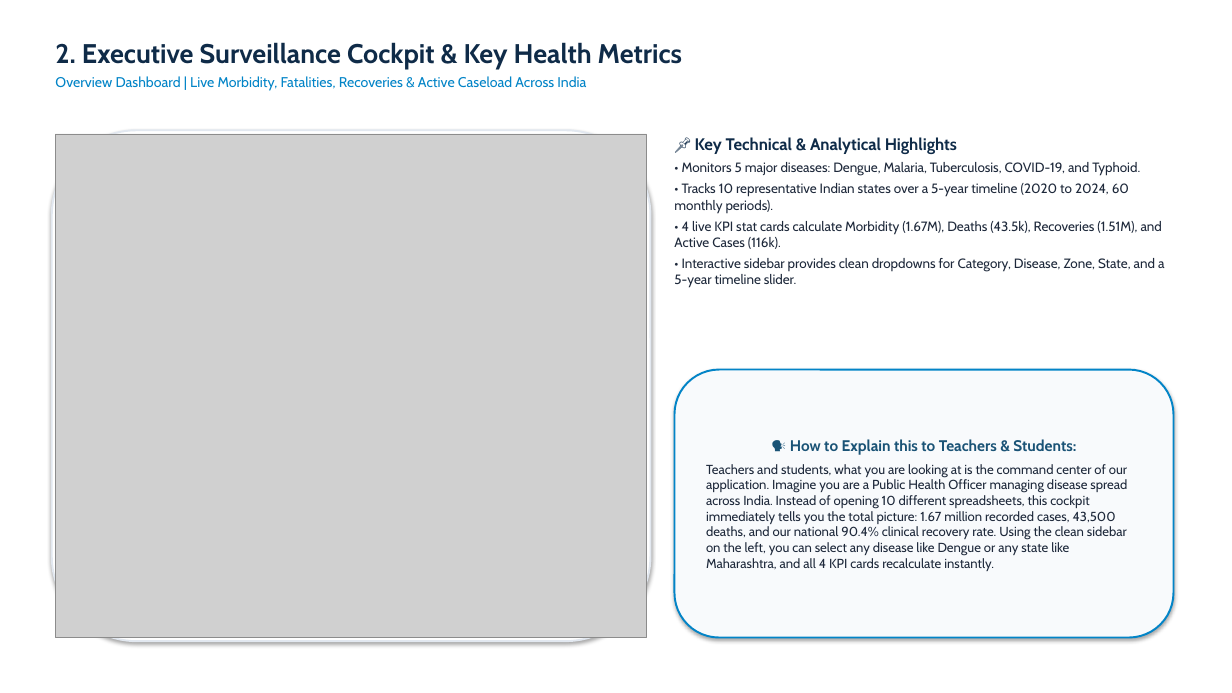
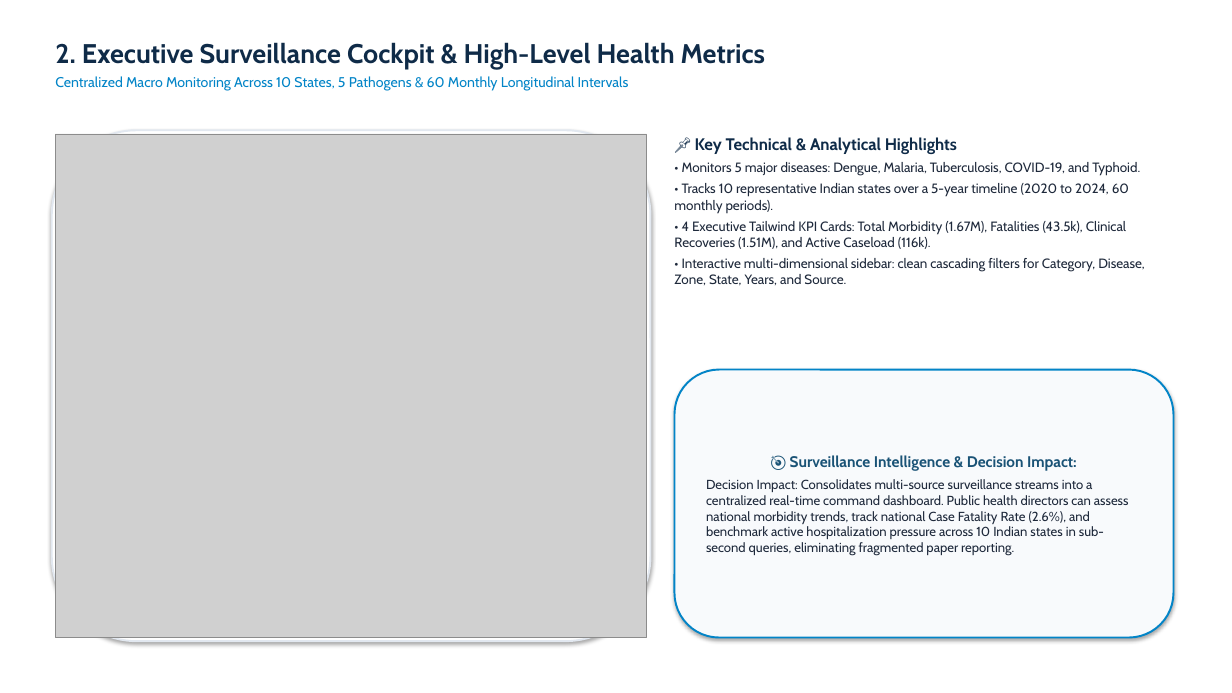
Before and after one commit to Argjain/2500320140031-disease-trend-analysis., a slide deck: slide 3 of docs/18_ArgJain_DiseaseTrendAnalysis_Presentation.pptx. Drawn at 1232x693 pixels with LibreOffice and Linux fonts; fonts in the diff are those of the drawing; grey boxes stand for pictures. Boxes give left, top, right and bottom in pixels: in the first picture for what was removed or moved away, otherwise in the second. Text is boxed around its words. In the diff, an @@ line names an element or a change of style, - is before the commit and + after.

Commit message:
docs: merge all 18 project documents into single master PDF and refine PPT for formal academic submission

```diff
--- a/docs/18_ArgJain_DiseaseTrendAnalysis_Presentation.pptx
+++ b/docs/18_ArgJain_DiseaseTrendAnalysis_Presentation.pptx
@@ text at [55, 42, 765, 91]: text changed @@
-2. Executive Surveillance Cockpit & Key Health Metrics
-Overview Dashboard | Live Morbidity, Fatalities, Recoveries & Active Caseload Across India
+2. Executive Surveillance Cockpit & High-Level Health Metrics
+Centralized Macro Monitoring Across 10 States, 5 Pathogens & 60 Monthly Longitudinal Intervals
@@ text at [674, 221, 1145, 286]: text changed @@
-• 4 live KPI stat cards calculate Morbidity (1.67M), Deaths (43.5k), Recoveries (1.51M), and Active Cases (116k).
-• Interactive sidebar provides clean dropdowns for Category, Disease, Zone, State, and a 5-year timeline slider.
+• 4 Executive Tailwind KPI Cards: Total Morbidity (1.67M), Fatalities (43.5k), Clinical Recoveries (1.51M), and Active Caseload (116k).
+• Interactive multi-dimensional sidebar: clean cascading filters for Category, Disease, Zone, State, Years, and Source.
@@ text in rounded rectangle at [706, 455, 1129, 556]: text changed @@
-🗣️ How to Explain this to Teachers & Students:
-Teachers and students, what you are looking at is the command center of our application. Imagine you are a Public Health Officer managing disease spread across India. Instead of opening 10 different spreadsheets, this cockpit immediately tells you the total picture: 1.67 million recorded cases, 43,500 deaths, and our national 90.4% clinical recovery rate. Using the clean sidebar on the left, you can select any disease like Dengue or any state like Maharashtra, and all 4 KPI cards recalculate instantly.
+🎯 Surveillance Intelligence & Decision Impact:
+Decision Impact: Consolidates multi-source surveillance streams into a centralized real-time command dashboard. Public health directors can assess national morbidity trends, track national Case Fatality Rate (2.6%), and benchmark active hospitalization pressure across 10 Indian states in sub-second queries, eliminating fragmented paper reporting.
```
Also in this commit, not shown: 11 other slides changed, 2 slides added, 2 slides removed, 19 other files.
